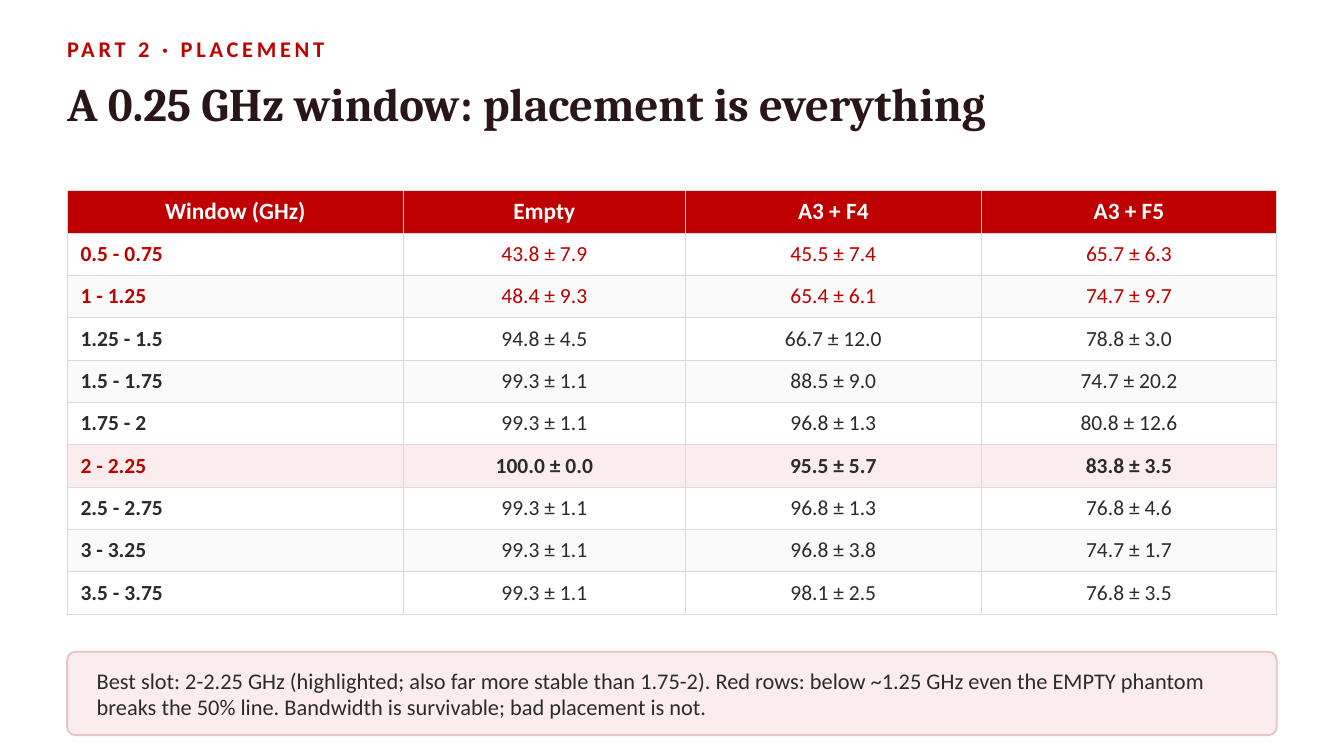
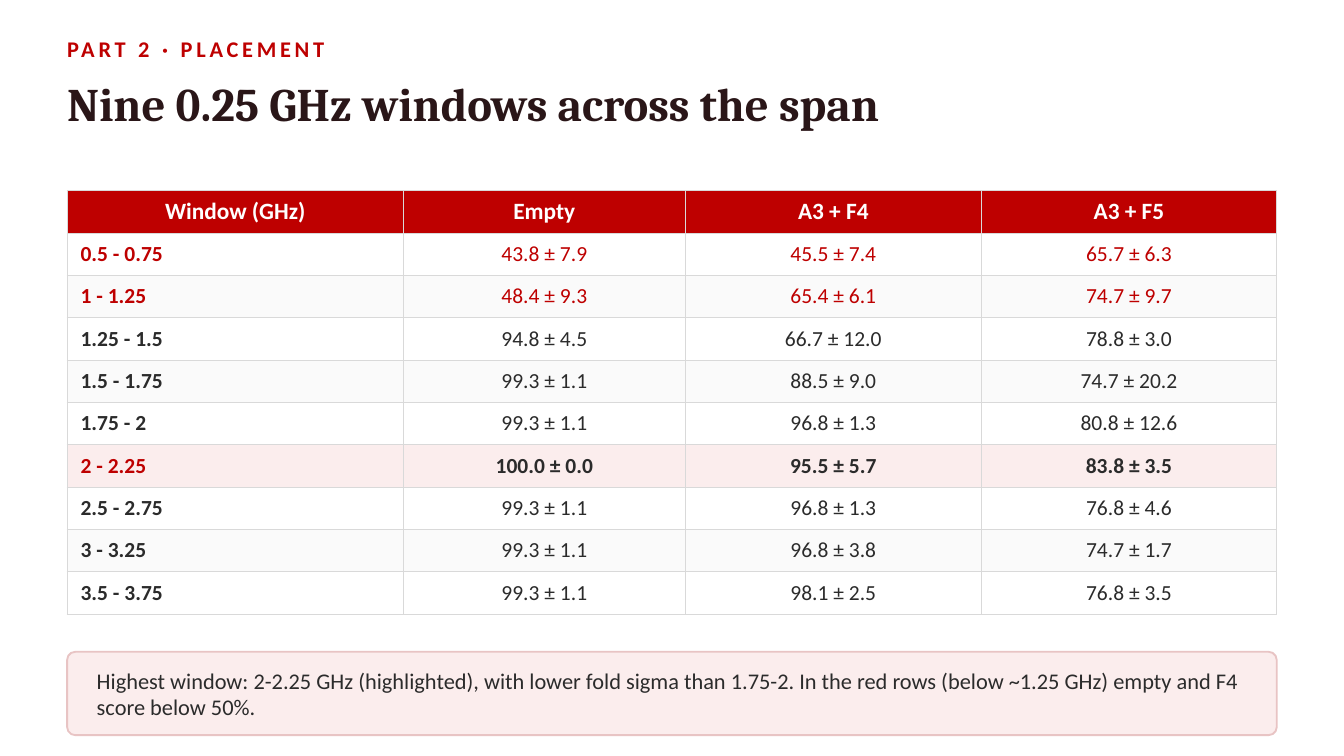
Before and after one commit to pmart1534/microwave-phantom-localization-cnn-mlp, a slide deck: slide 10 of presentation/Frequency_Reduction.pptx. Drawn at 1344x756 pixels with LibreOffice and Linux fonts; fonts in the diff are those of the drawing. Boxes give left, top, right and bottom in pixels: in the first picture for what was removed or moved away, otherwise in the second. Text is boxed around its words. In the diff, an @@ line names an element or a change of style, - is before the commit and + after.

```diff
--- a/presentation/Frequency_Reduction.pptx
+++ b/presentation/Frequency_Reduction.pptx
@@ text at (67,88,879,131): text changed @@
-A 0.25 GHz window: placement is everything
+Nine 0.25 GHz windows across the span
@@ text at (97,673,1238,715): text changed @@
-Best slot: 2-2.25 GHz (highlighted; also far more stable than 1.75-2). Red rows: below ~1.25 GHz even the EMPTY phantom breaks the 50% line. Bandwidth is survivable; bad placement is not.
+Highest window: 2-2.25 GHz (highlighted), with lower fold sigma than 1.75-2. In the red rows (below ~1.25 GHz) empty and F4 score below 50%.
```
Also in this commit, not shown: 11 other slides changed, 3 other files.
